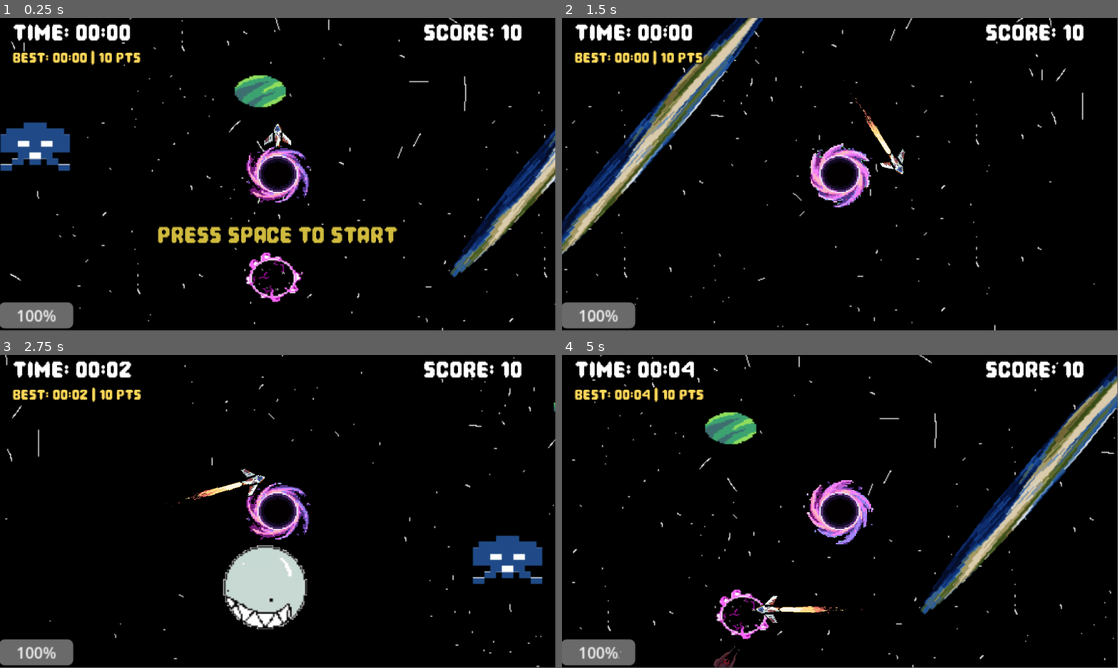
Above: before the commit, frames 1-4 (two rows, left to right).
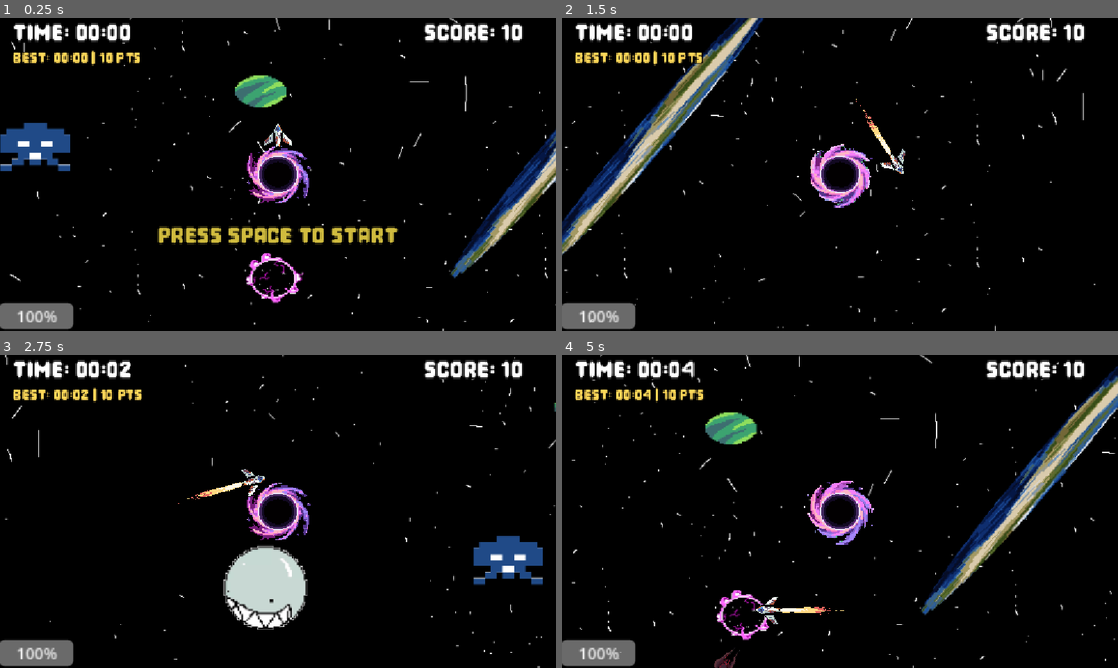
Above: after the commit, the same moments.

Repository: Fila2224/bounce-back
Game: Godot game, scene res://scenes/main_scene.tscn
Two runs of this game, one before a commit and one after it. Both use one fixed random seed, a clock stepped at 60 frames per second and the inputs below.
Inputs:
- Up to frame 1 (0.25 s): no input
- Up to frame 2 (1.5 s): tap Space (blip) at 0.5 s; hold D (right) 0.53-1.28 s; hold Space (blip) 0.53-1.28 s; hold S (down) from 1.28 s (still down); tap Shift (speed) at 1.35 s
- Up to frame 3 (2.75 s): release S (down) at 2.03 s; hold D (right) from 2.03 s (still down); hold Space (blip) from 2.03 s (still down)
- Up to frame 4 (5 s): release D (right) at 2.78 s; release Space (blip) at 2.78 s; hold Up (up) 2.78-3.53 s; tap Shift (speed) at 2.85, 4.35 s; hold Space (blip) 3.53-4.28 s; hold Left (left) from 3.53 s (still down)
In our replay, the window is 799x449 before the commit and 800x450 after it. These sizes can differ from the game's own. Grey fills any space a smaller window leaves; there, only what the larger window draws over its background counts as a difference.

The runs differ from the first frame. In frame 1, 5.2% of the frame differs, in the area x 0-100%, y 0-100%; in frame 2, 3.7%; in frame 3, 3.5%; in frame 4, 5.1%.

Commit message:
final_completed

Diff:
--- a/project.godot
+++ b/project.godot
@@ -18,6 +18,13 @@
 run/main_scene="res://scenes/main_scene.tscn"
 config/features=PackedStringArray("4.7", "Forward Plus")
 config/icon="res://icon.svg"
+
+[display]
+
+window/size/viewport_width=1152
+window/size/viewport_height=648
+window/stretch/mode="canvas_items"
+window/stretch/aspect="keep"
 
 [input]
 
--- a/scenes/progress_bar.gd
+++ b/scenes/progress_bar.gd
@@ -1,5 +1,13 @@
 extends ProgressBar
+
 @onready var rocket: CharacterBody2D = $"../rocket"
 
 func _ready() -> void:
 	value = 100
+
+func _process(_delta: float) -> void:
+	if value < 20.0:
+		var flash := (sin(Time.get_ticks_msec() * 0.016) + 1.0) * 0.5
+		modulate = lerp(Color.WHITE, Color(1.8, 0.2, 0.2, 1.0), flash)
+	elif modulate != Color.WHITE:
+		modulate = Color.WHITE
Not shown, added: export_presets.cfg
Not shown, added: extension_api.json
